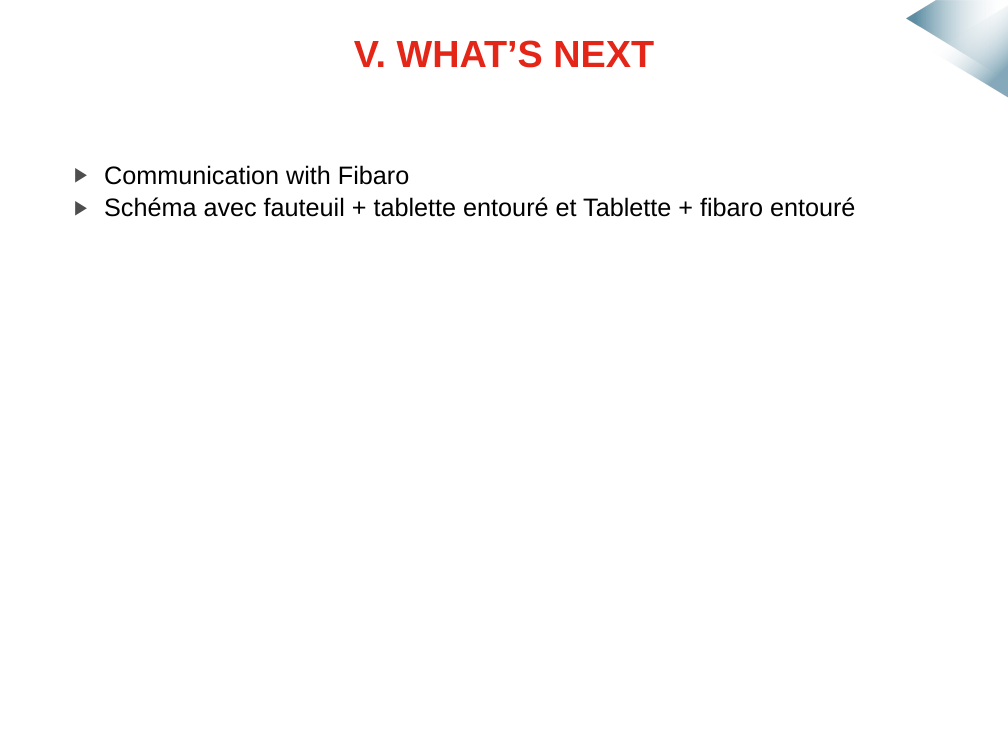
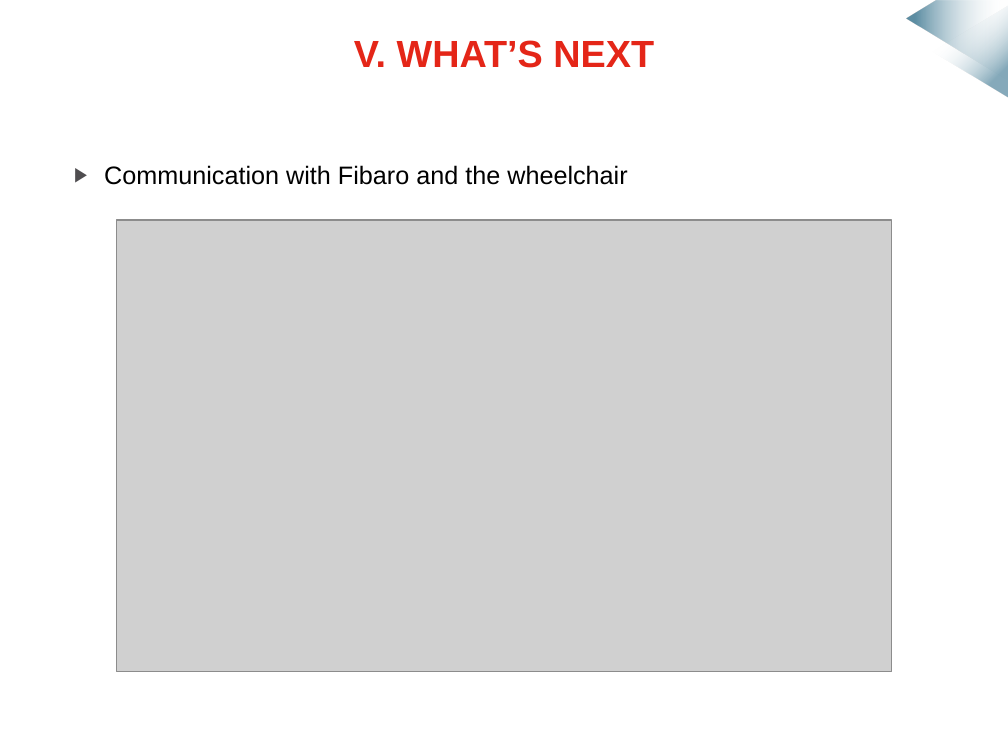
Before and after one commit to mmeven/EP_Domotique_Tablette, a slide deck: slide 17 of Rendu/Diapo_prototype_janvier.pptx. Drawn at 1008x756 pixels with LibreOffice and Linux fonts; fonts in the diff are those of the drawing; grey boxes stand for pictures; background and template pictures are left out. Boxes give left, top, right and bottom in pixels: in the first picture for what was removed or moved away, otherwise in the second. Text is boxed around its words. In the diff, an @@ line names an element or a change of style, - is before the commit and + after.

```diff
--- a/Rendu/Diapo_prototype_janvier.pptx
+++ b/Rendu/Diapo_prototype_janvier.pptx
@@ text at [104, 165, 627, 185]: text changed @@
-▶ Communication with Fibaro
-▶ Schéma avec fauteuil + tablette entouré et Tablette + fibaro entouré
+▶ Communication with Fibaro and the wheelchair
@@ picture added at [116, 220, 891, 671] @@
```
Also in this commit, not shown: 7 other slides changed, 2 slides added, 2 slides removed, 4 other files.
